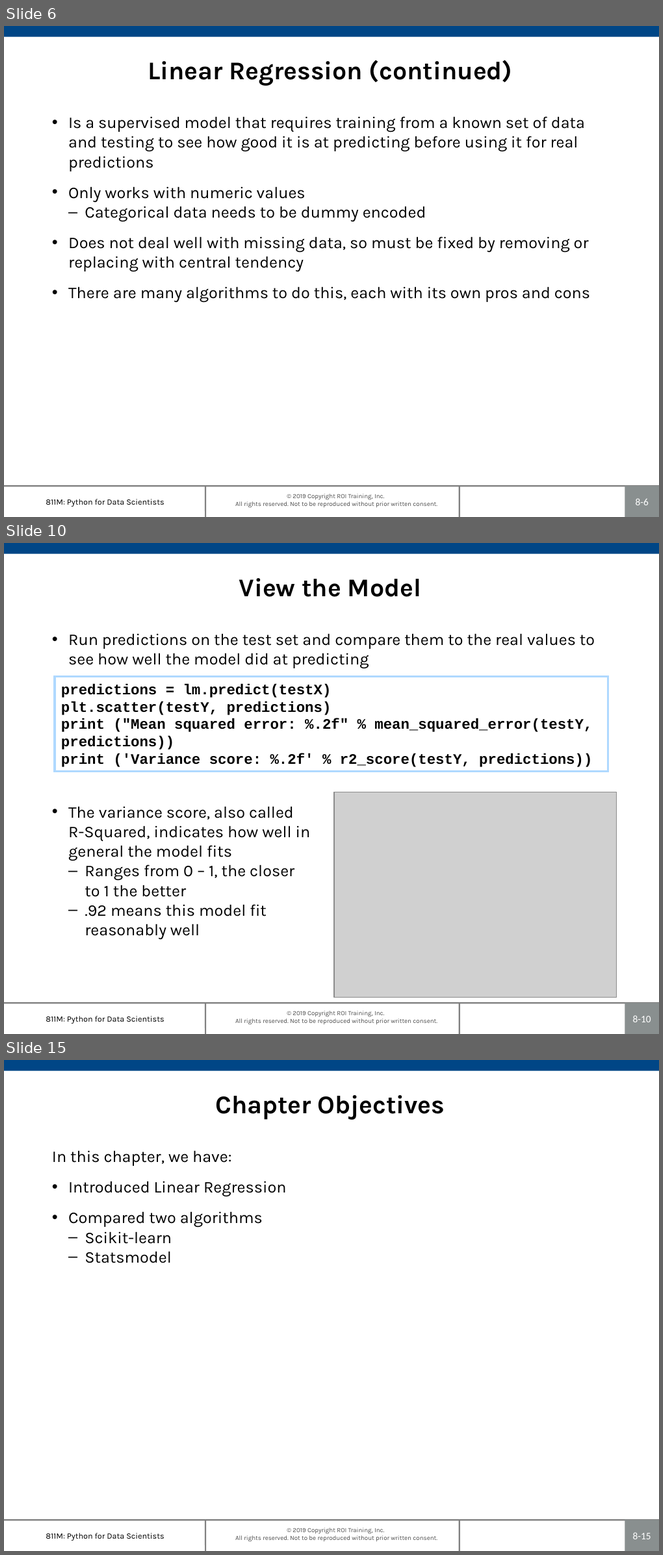
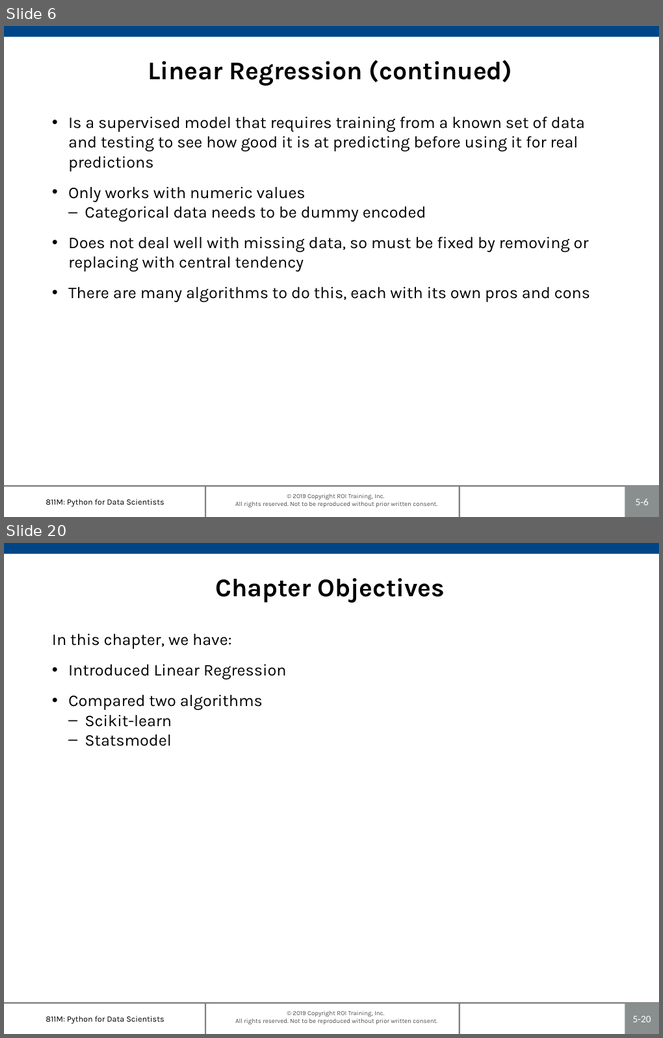
Before and after one commit to roitraining/SparkforDataEngineers, a slide deck: Ch05_RegressionAnalysis.pptx. Shown one above the other, each under a label of ours: slides 6, 10 and 15 before the commit, slides 6 and 20 after it; the slides between them are not shown. The pictures are 663x1555 and 663x1038 pixels, drawn with LibreOffice and Linux fonts; fonts in the diff are those of the drawing; grey boxes stand for pictures; background and template pictures are left out. Boxes give left, top, right and bottom in pixels: in the first picture for what was removed or moved away, otherwise in the second. Text is boxed around its words. In the diff, an @@ line names an element or a change of style, - is before the commit and + after.

```diff
--- a/Ch05_RegressionAnalysis.pptx
+++ b/Ch05_RegressionAnalysis.pptx
@@ slide 10 removed at bbox=[4, 543, 659, 1034], background #FFFFFF; not listed: 7 template elements that a slide beside it also shows @@
@@ title removed at bbox=[239, 578, 421, 597] @@
-View the Model
@@ text removed at bbox=[68, 633, 595, 939] @@
-• Run predictions on the test set and compare them to the real values to see how well the model did at predicting
-• The variance score, also called
-  R-Squared, indicates how well in
-  general the model fits
-  – Ranges from 0 – 1, the closer
-    to 1 the better
-  – .92 means this model fit
-    reasonably well
@@ rectangle removed at bbox=[55, 677, 608, 772] @@
-predictions = lm.predict(testX)
-plt.scatter(testY, predictions)
-print ("Mean squared error: %.2f" % mean_squared_error(testY, predictions))
-print ('Variance score: %.2f' % r2_score(testY, predictions))
@@ picture removed at bbox=[334, 792, 616, 998] @@
@@ page number at bbox=[636, 499, 649, 506]: text changed @@
-8-6
+5-6
@@ what was slide 15 is now slide 20 @@
@@ page number at bbox=[633, 1016, 651, 1023]: text changed @@
-8-15
+5-20
```
Also in this commit, not shown: 7 slides changed, 9 slides added, 3 other slides removed, 24 other files.
